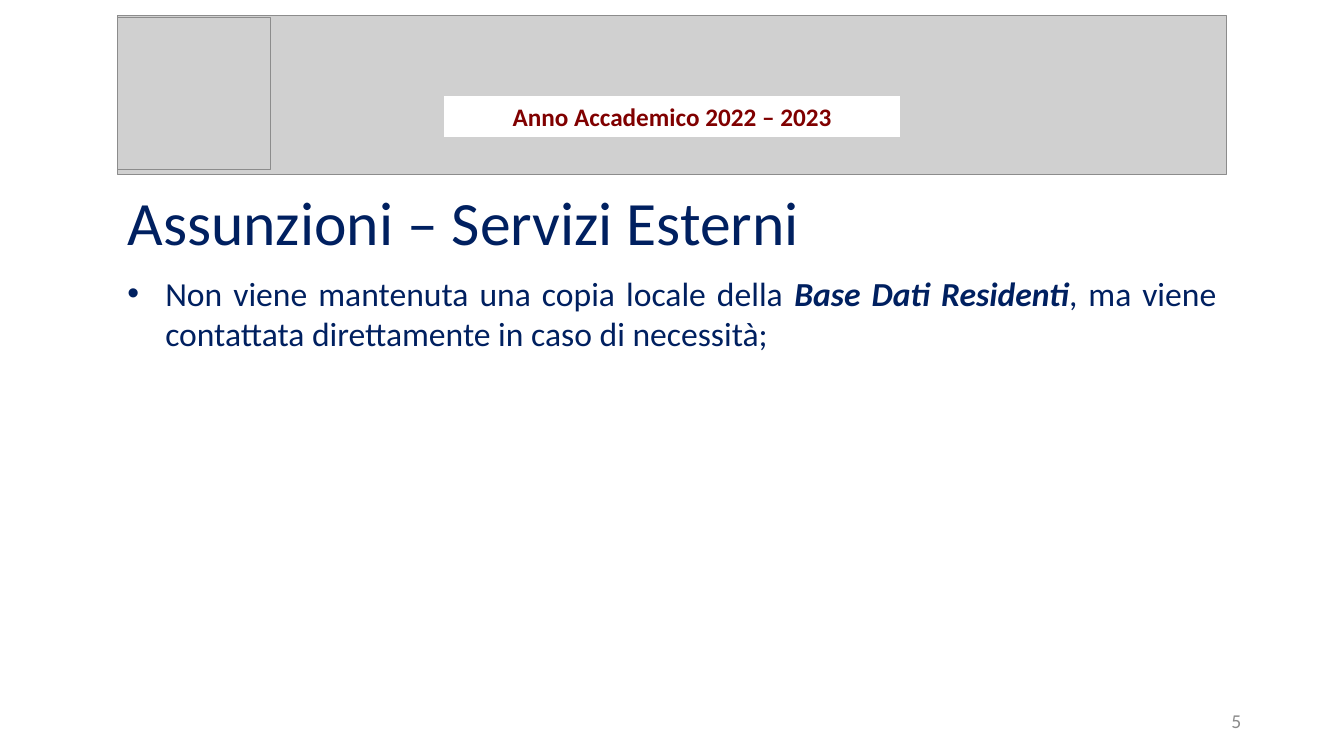
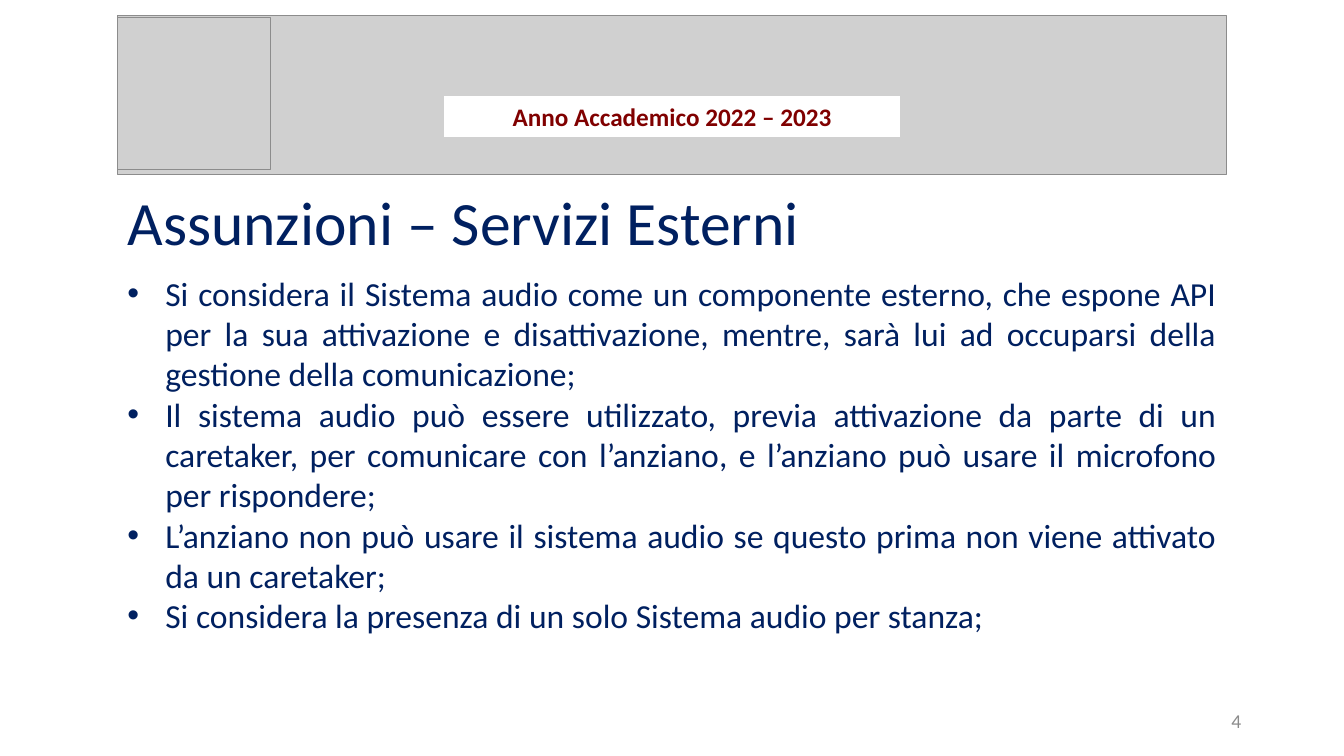
Before and after one commit to Wonderjack996/unimib-software-architecture, a slide deck: slide 4 of Progetto/Presentazione.pptx (slide 5 before the commit). Drawn at 1344x756 pixels with LibreOffice and Linux fonts; fonts in the diff are those of the drawing; grey boxes stand for pictures. Boxes give left, top, right and bottom in pixels: in the first picture for what was removed or moved away, otherwise in the second. Text is boxed around its words. In the diff, an @@ line names an element or a change of style, - is before the commit and + after.

```diff
--- a/Progetto/Presentazione.pptx
+++ b/Progetto/Presentazione.pptx
@@ text at box(165, 282, 1216, 634): text changed @@
-• Non viene mantenuta una copia locale della Base Dati Residenti, ma viene contattata direttamente in caso di necessità;
+• Si considera il Sistema audio come un componente esterno, che espone API per la sua attivazione e disattivazione, mentre, sarà lui ad occuparsi della gestione della comunicazione;
+• Il sistema audio può essere utilizzato, previa attivazione da parte di un caretaker, per comunicare con l’anziano, e l’anziano può usare il microfono per rispondere;
+• L’anziano non può usare il sistema audio se questo prima non viene attivato da un caretaker;
+• Si considera la presenza di un solo Sistema audio per stanza;
@@ page number at box(1231, 715, 1241, 728): text changed @@
-5
+4
```
Also in this commit, not shown: 5 other slides changed, 4 slides added, 1 slide removed, 17 other files.
